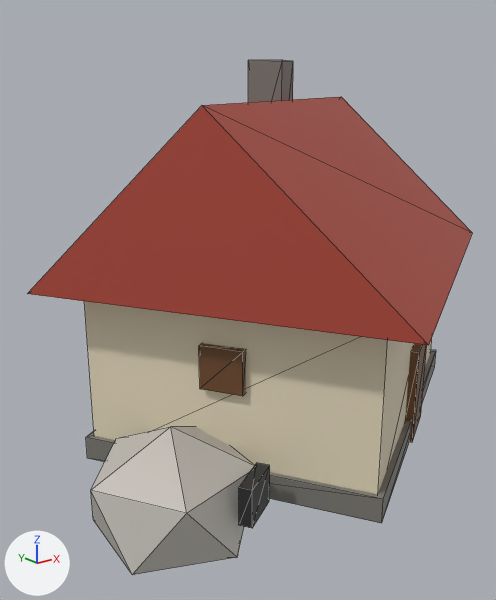
The glTF model art/models/building_10.glb as it was, and as the next commit left it.
The view is the same before and after, from a camera (50 mm lens) standing at (-0.827, -0.917, 0.605) and looking at (-0.073, 0.026, 0.227). Every picture has the same lights, and +X, +Y and +Z are marked at lower left. The picture after the commit comes second. Mesh edges are drawn as thin lines. Vertices at exactly the same position are counted once.

In view in the first picture: 'building_10'.
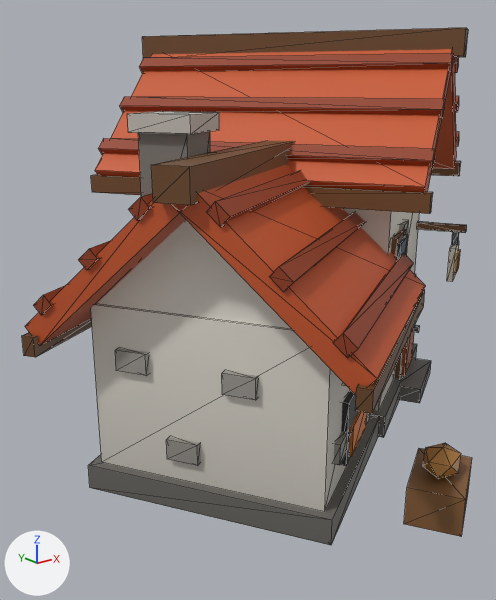
Diff of the bpy script that builds the scene:
```diff
--- a/art/models/building_10.glb.py
+++ b/art/models/building_10.glb.py
@@ me_building_10 @@
 # used by ob_building_10; location = (0.0, 0.0, 0.0)
-me_building_10.from_pydata(...)  # 74 vertices, 112 faces; spans x -0.479..0.462, y -0.44..0.44, z -0.092..0.65
+me_building_10.from_pydata(...)  # 496 vertices, 744 faces; spans x -0.506..0.468, y -0.462..0.489, z 0.0..0.697
+# me_building_10 part 1: the loose piece of 8 vertices spanning x -0.287..-0.239, y -0.186..-0.118, z 0.165..0.235 is scaled about its middle by (0.725, 0.716, 0.457), then moved by (0.244, 0.099, 0.149)
+# me_building_10 part 2: the loose piece of 8 vertices spanning x 0.07..0.175, y -0.248..-0.176, z 0.0..0.17 is scaled about its middle by (0.682, 0.683, 0.471), then moved by (0.004, 0.057, 0.22)
+# me_building_10 part 3: the loose piece of 8 vertices spanning x 0.058..0.154, y 0.129..0.224, z 0.4..0.65 is scaled about its middle by (1.07, 1.07, 0.888), then moved by (-0.388, -0.247, -0.094)
+# me_building_10 part 4: the loose piece of 8 vertices spanning x -0.38..0.38, y -0.358..0.358, z 0.0..0.3 is rebuilt with 8 vertices and now spans x -0.41..0.029, y -0.341..0.121, z 0.04..0.3
+# me_building_10 part 5: the loose piece of 8 vertices spanning x -0.393..0.393, y -0.372..0.372, z 0.0..0.04 is rebuilt with 8 vertices and now spans x -0.19..0.393, y -0.205..0.414, z 0.0..0.04
+# me_building_10 part 6: the loose piece of 8 vertices spanning x -0.324..-0.254, y -0.285..-0.233, z 0.02..0.08 is deleted
+# me_building_10 part 7: 18 vertices removed from x -0.479..0.462, y -0.44..0.44, z -0.092..0.58; 440 vertices added at x -0.506..0.468, y -0.462..0.489, z 0.0..0.697
+# other edits to the shape of me_building_10 do not show in these pictures
 me_building_10.materials.append(mat_defaultmaterial)
```

Location of each change, (x1, y1, x2, y2) in pixels of the pictures (496 x 600 px; the box of a moved part takes in the faces that stretch with it):
'building_10', reshaped
    before: (27, 60, 472, 575)
    after: (22, 28, 472, 545)
part 1 of me_building_10, moved or reshaped (not visible afterwards)
    before: (199, 343, 246, 396)
part 2 of me_building_10, moved or reshaped (mostly hidden afterwards)
    before: (405, 344, 427, 442)
    after: (397, 235, 408, 258)
part 3 of me_building_10, moved or reshaped
    before: (248, 60, 293, 102)
    after: (138, 131, 210, 196)
part 4 of me_building_10, rebuilt
    before: (84, 301, 432, 494)
    after: (91, 304, 370, 512)
part 5 of me_building_10, rebuilt
    before: (86, 350, 436, 523)
    after: (370, 344, 417, 437)
part 6 of me_building_10, deleted
    before: (239, 463, 270, 528)
part 7 of me_building_10, reshaped
    before: (27, 97, 472, 575)
    after: (22, 28, 472, 545)
